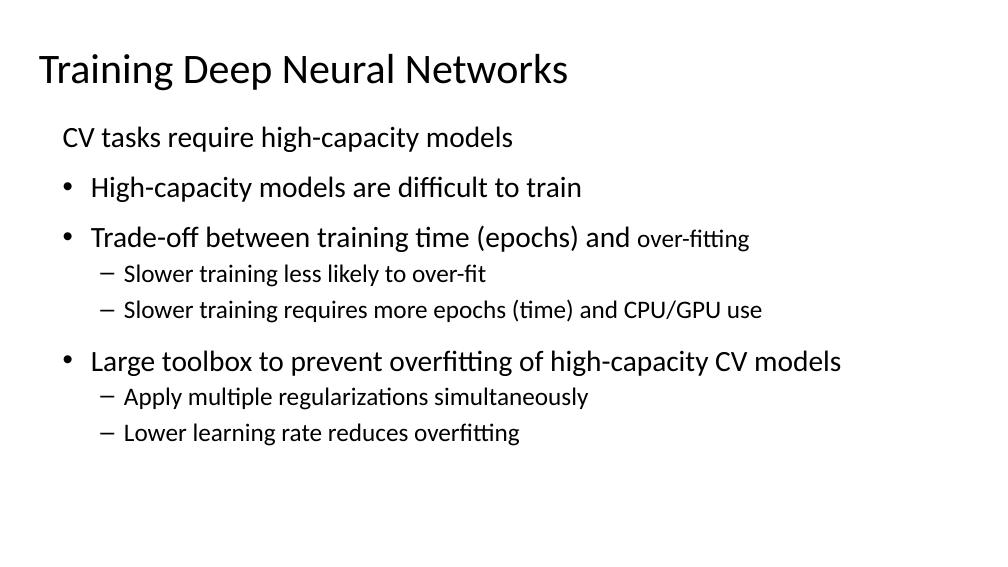
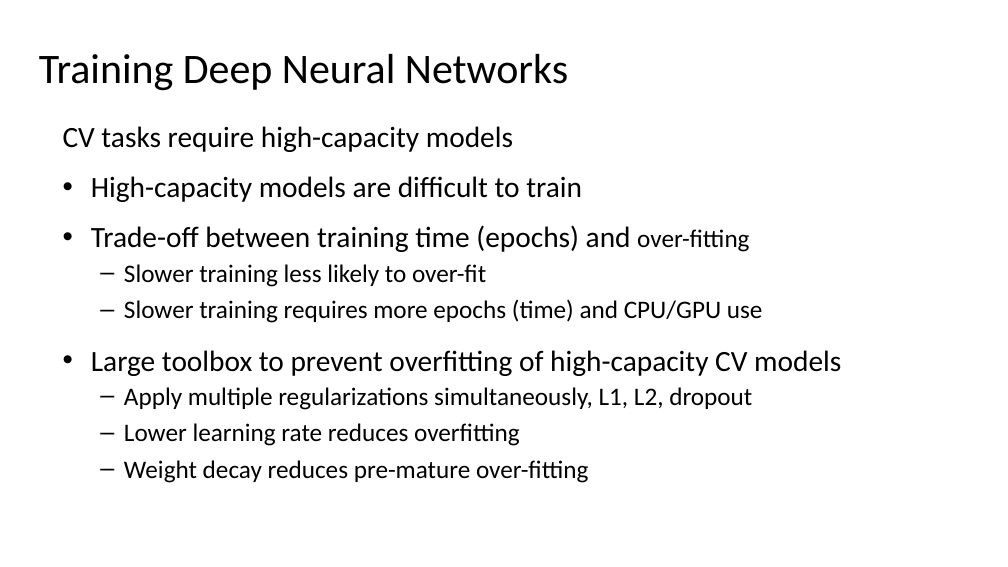
Before and after one commit to StephenElston/CSCI-E25, a slide deck: slide 62 of Slides/3_BuildingBlocksOfDeepLearning.pptx. Drawn at 1008x567 pixels with LibreOffice and Linux fonts; fonts in the diff are those of the drawing. Boxes give left, top, right and bottom in pixels: in the first picture for what was removed or moved away, otherwise in the second. Text is boxed around its words. In the diff, an @@ line names an element or a change of style, - is before the commit and + after.

```diff
--- a/Slides/3_BuildingBlocksOfDeepLearning.pptx
+++ b/Slides/3_BuildingBlocksOfDeepLearning.pptx
@@ text at <box>124,387,752,410</box>: text changed @@
-  – Apply multiple regularizations simultaneously
+  – Apply multiple regularizations simultaneously, L1, L2, dropout
@@ text at <box>124,460,588,483</box>: paragraph added @@
+  – Weight decay reduces pre-mature over-fitting
```
Also in this commit, not shown: 11 other slides changed, 2 slides removed.
